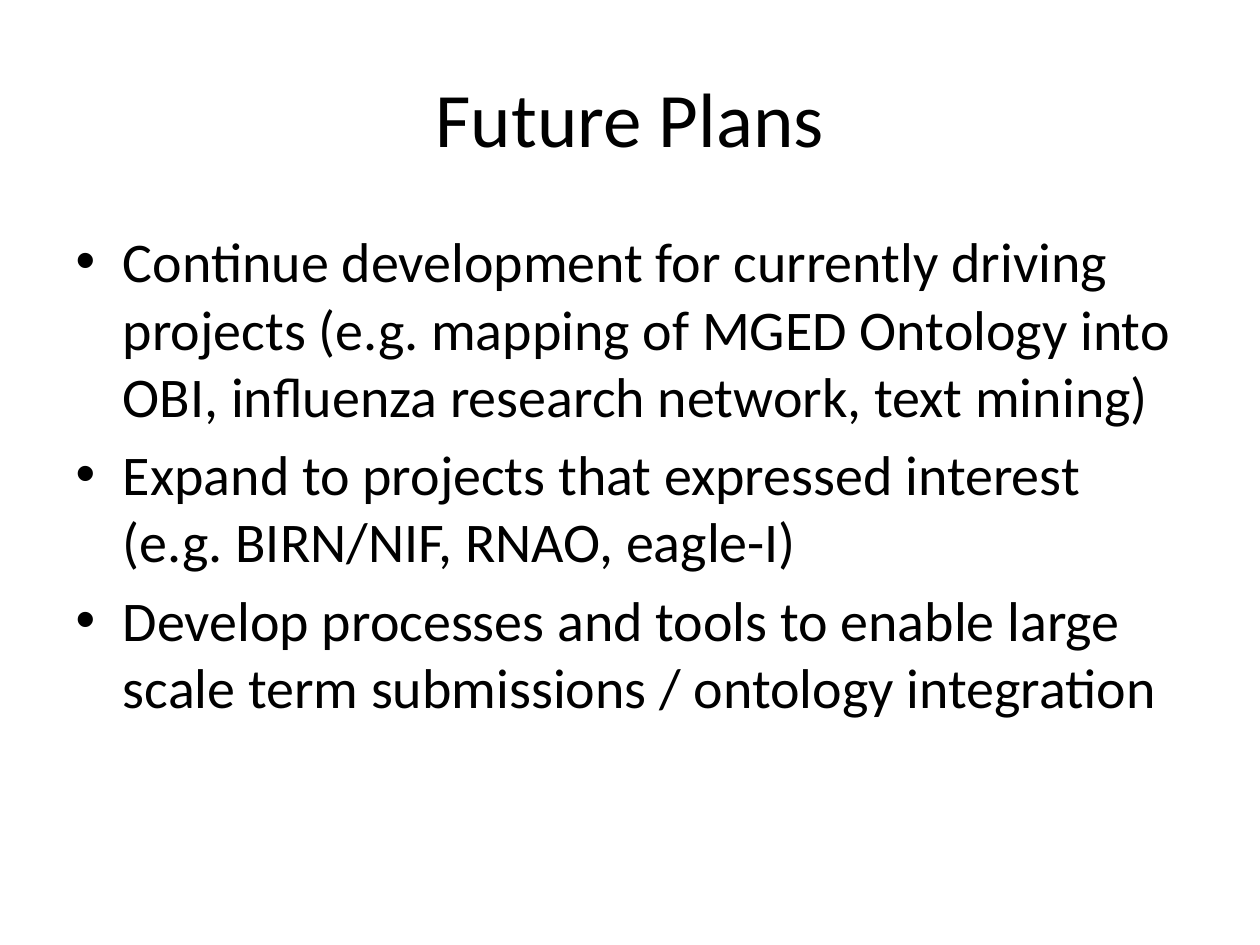
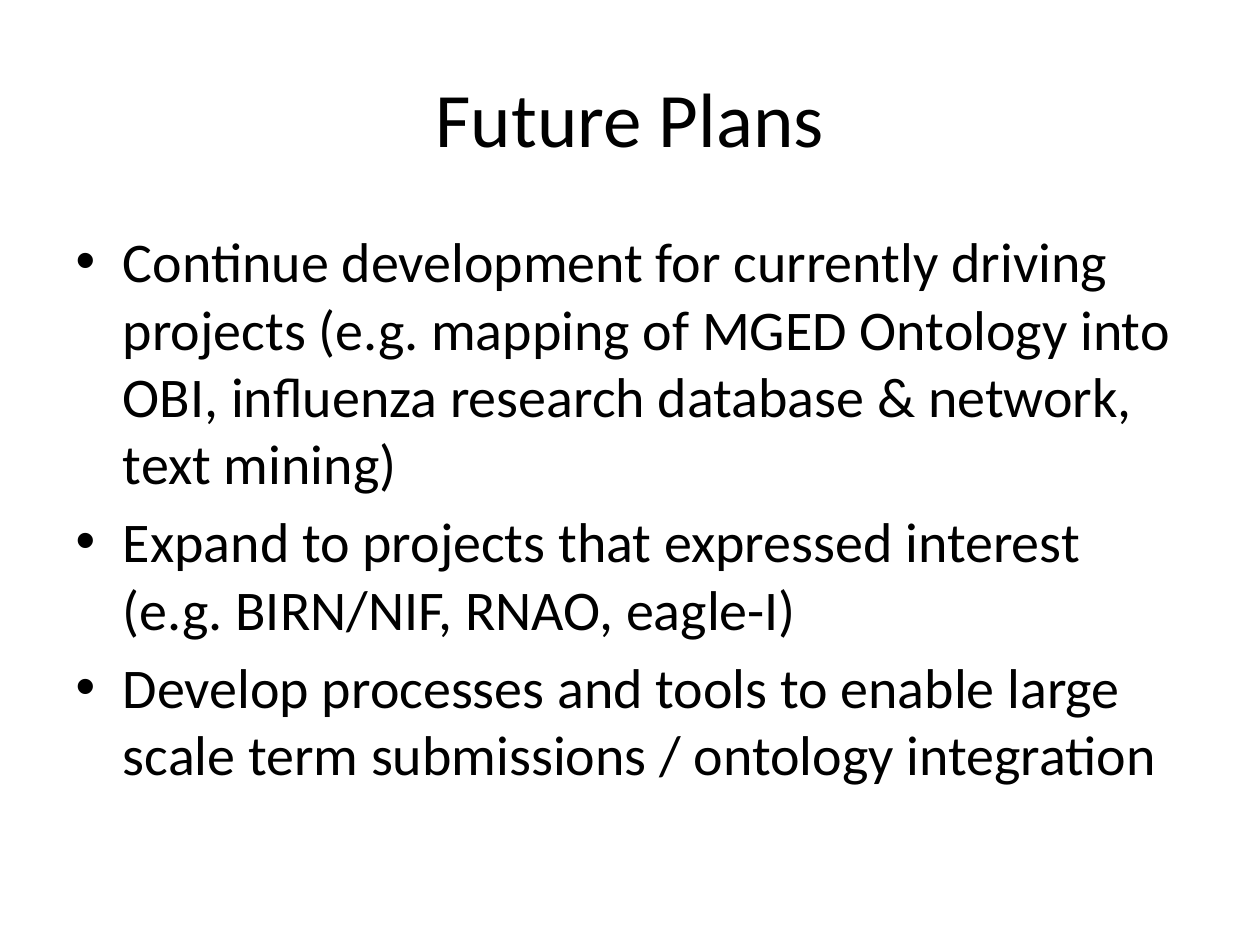
Before and after one commit to jamesaoverton/obi-backup, a slide deck: slide 6 of docs/presentations/2010-02 OBO foundry presentation.pptx (slide 5 before the commit). Drawn at 1260x945 pixels with LibreOffice and Linux fonts; fonts in the diff are those of the drawing. Boxes give left, top, right and bottom in pixels: in the first picture for what was removed or moved away, otherwise in the second. Text is boxed around its words. In the diff, an @@ line names an element or a change of style, - is before the commit and + after.

```diff
--- a/docs/presentations/2010-02 OBO foundry presentation.pptx
+++ b/docs/presentations/2010-02 OBO foundry presentation.pptx
@@ text at <box>123,243,1169,494</box>: text changed @@
-• Continue development for currently driving projects (e.g. mapping of MGED Ontology into OBI, influenza research network, text mining)
+• Continue development for currently driving projects (e.g. mapping of MGED Ontology into OBI, influenza research database & network, text mining)
```
Also in this commit, not shown: 5 other slides changed, 1 slide added.
